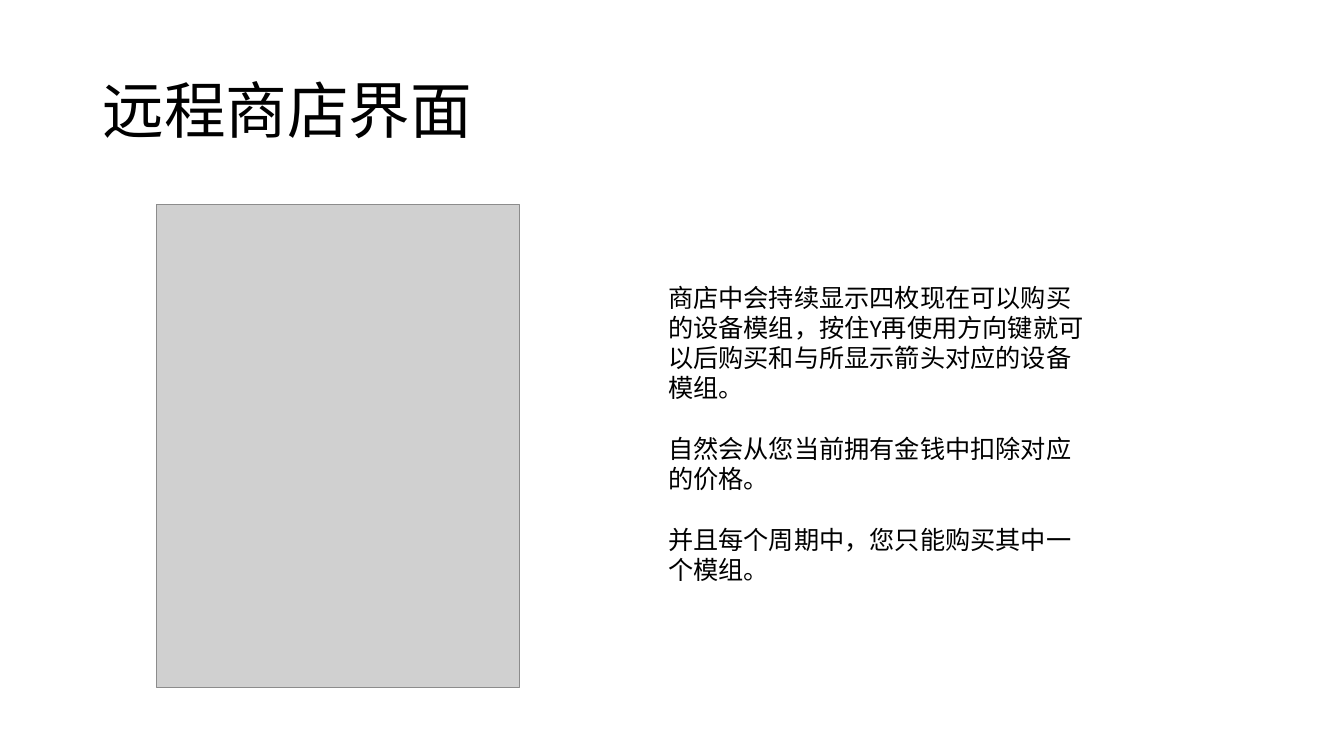
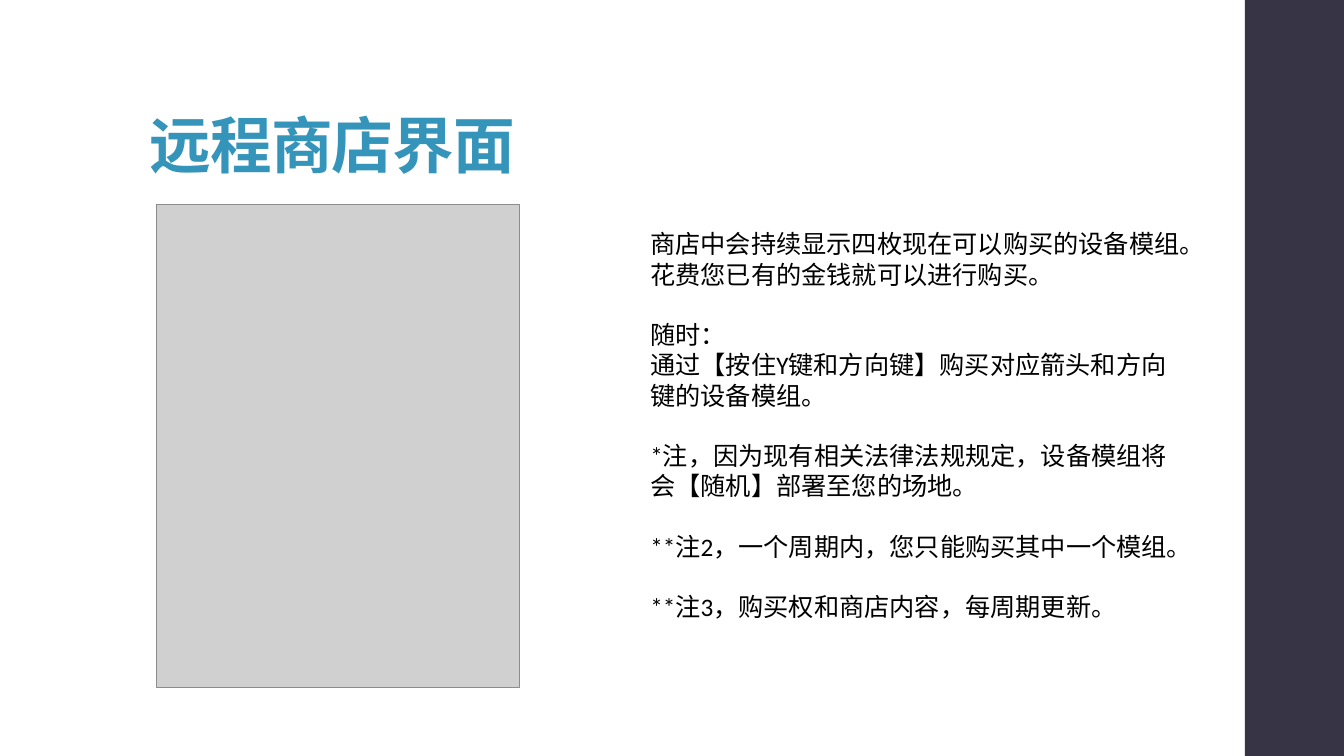
Before and after one commit to syx007/GamePlayGround, a slide deck: slide 9 of document/ROOT 操作指南.pptx. Drawn at 1344x756 pixels with LibreOffice and Linux fonts; fonts in the diff are those of the drawing; grey boxes stand for pictures. Boxes give left, top, right and bottom in pixels: in the first picture for what was removed or moved away, otherwise in the second. Text is boxed around its words. In the diff, an @@ line names an element or a change of style, - is before the commit and + after.

```diff
--- a/document/ROOT 操作指南.pptx
+++ b/document/ROOT 操作指南.pptx
@@ title "远程商店界面": place and size @@
-title "远程商店界面" at (102, 81, 472, 138)
+title "远程商店界面" at (149, 115, 515, 174)
@@ title "远程商店界面" at (149, 115, 515, 174): text colour #000000 to #3494BA, letter spacing 0 to -0.5 pt, bold on; vertical alignment middle to bottom @@
@@ rectangle added at (1245, 0, 1344, 756), fill #373545 @@
@@ text at (650, 231, 1204, 619): text changed @@
-商店中会持续显示四枚现在可以购买的设备模组，按住Y再使用方向键就可以后购买和与所显示箭头对应的设备模组。
-自然会从您当前拥有金钱中扣除对应的价格。
-并且每个周期中，您只能购买其中一个模组。
+商店中会持续显示四枚现在可以购买的设备模组。花费您已有的金钱就可以进行购买。
+随时：
+通过【按住Y键和方向键】购买对应箭头和方向键的设备模组。
+*注，因为现有相关法律法规规定，设备模组将会【随机】部署至您的场地。
+**注2，一个周期内，您只能购买其中一个模组。
+**注3，购买权和商店内容，每周期更新。
```
Also in this commit, not shown: 13 other slides changed, 1 slide added, 1 slide removed.
